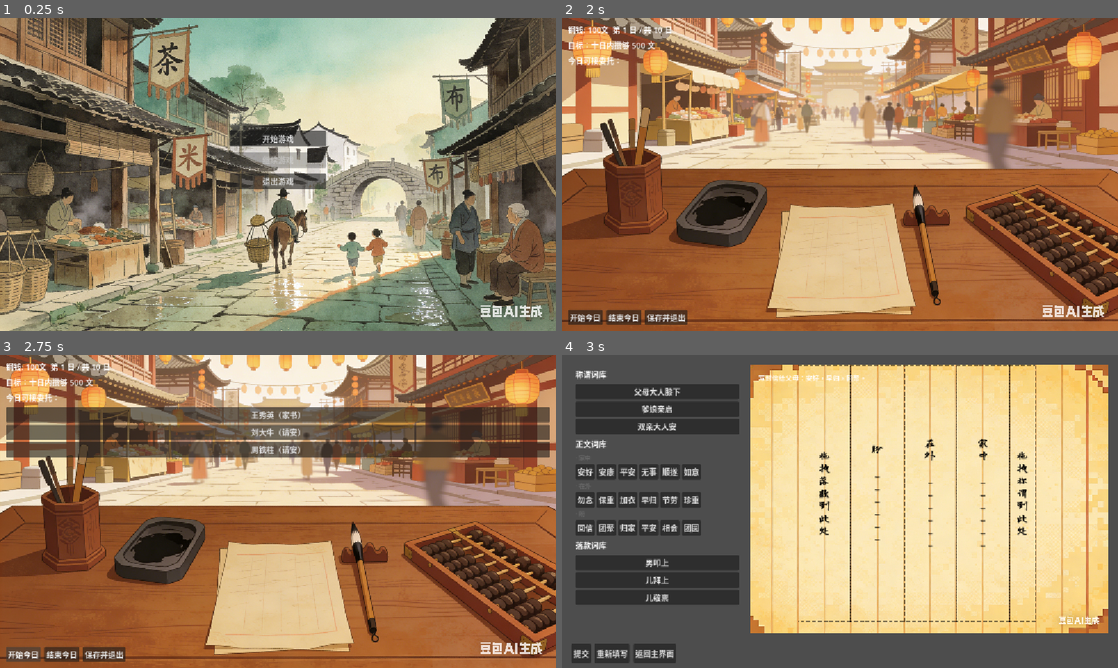
Above: before the commit, frames 1-4 (two rows, left to right).
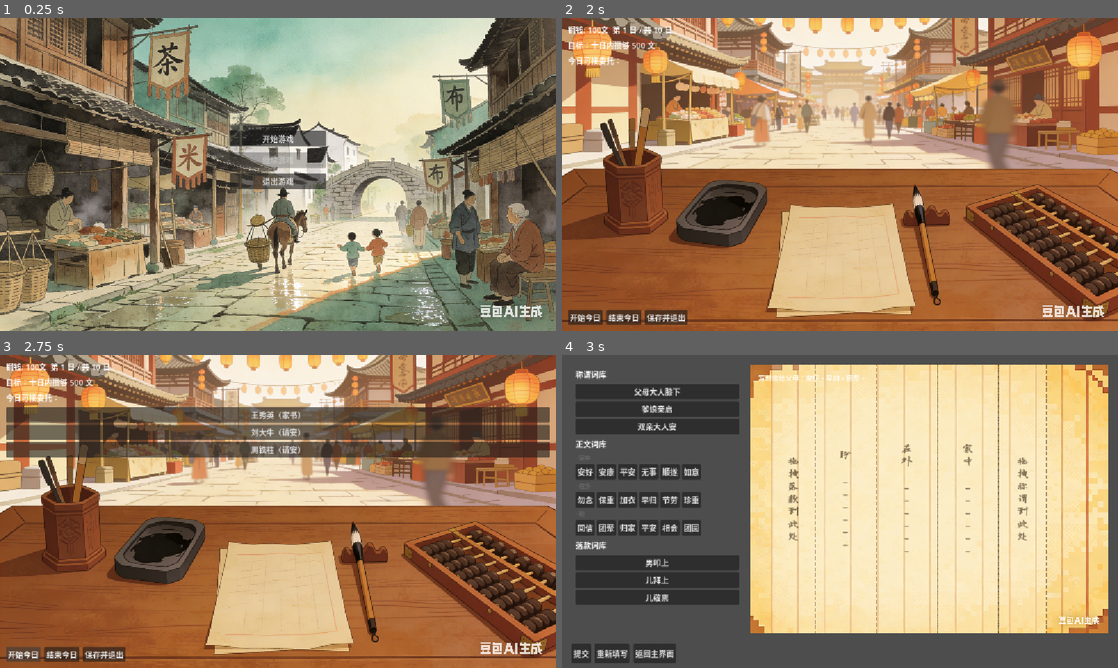
Above: after the commit, the same moments.

Repository: 284022719/daishu
Game: Godot game, scene res://scenes/title_screen.tscn
Two runs of this game, one before a commit and one after it. Both use one fixed random seed, a clock stepped at 60 frames per second and the inputs below.
Inputs:
- Up to frame 1 (0.25 s): no input
- Up to frame 2 (2 s): click "开始游戏" at 0.5 s; click "启程" at 1.25 s
- Up to frame 3 (2.75 s): click "开始今日" at 2 s
- Up to frame 4 (3 s): click "王秀英（家书）" at 2.75 s

Frames 1-3 are identical in both runs. In frame 4, 11% of the frame differs, in the area x 37-88%, y 3-89%.

Commit message:
fix(letter): 槽位对齐印刷栏位并收进纸面，明确可放置区域
- 槽位边界原压在印刷栏线上，改为对齐栏中心（栏线实测 + ART_PLAN 四）
- 纵向锚点 0.12/0.85 落在 PaperArea 相对贴图的 85px 死区内，
  按实测贴图范围换算为 0.117/0.882，槽位不再溢出纸面
- 新增 StyleBoxFlat 槽位底色，明确可放置范围
- 占位提示改浅褐半透明，与放下后的墨色区分
- 新增 tools/capture_letter.gd：headless 截图与回归复核工具

Diff:
--- a/scenes/letter.tscn
+++ b/scenes/letter.tscn
@@ -7,6 +7,17 @@
 [sub_resource type="StyleBoxEmpty" id="4_transparent"]
 
 [sub_resource type="StyleBoxEmpty" id="StyleBoxEmpty_antxc"]
+
+[sub_resource type="StyleBoxFlat" id="StyleBoxFlat_slot"]
+content_margin_left = 2.0
+content_margin_top = 2.0
+content_margin_right = 2.0
+content_margin_bottom = 2.0
+bg_color = Color(0.99, 0.965, 0.9, 0.3)
+corner_radius_top_left = 3
+corner_radius_top_right = 3
+corner_radius_bottom_right = 3
+corner_radius_bottom_left = 3
 
 [node name="Letter" type="Control" unique_id=1343437158]
 layout_mode = 3
@@ -127,13 +138,13 @@
 [node name="SalutationSlot" type="Panel" parent="PaperArea" unique_id=1281543972]
 layout_mode = 1
 anchors_preset = -1
-anchor_left = 0.7253
-anchor_top = 0.12
-anchor_right = 0.7980
-anchor_bottom = 0.85
-grow_horizontal = 2
-grow_vertical = 2
-theme_override_styles/panel = SubResource("StyleBoxEmpty_antxc")
+anchor_left = 0.69402
+anchor_top = 0.117
+anchor_right = 0.82908
+anchor_bottom = 0.882
+grow_horizontal = 2
+grow_vertical = 2
+theme_override_styles/panel = SubResource("StyleBoxFlat_slot")
 script = ExtResource("3")
 slot_key = "salutation"
 expected_category = "salutation"
@@ -153,13 +164,13 @@
 [node name="BodySlot1" type="Panel" parent="PaperArea" unique_id=2051957997]
 layout_mode = 1
 anchors_preset = -1
-anchor_left = 0.5759
-anchor_top = 0.12
-anchor_right = 0.7253
-anchor_bottom = 0.85
-grow_horizontal = 2
-grow_vertical = 2
-theme_override_styles/panel = SubResource("4_transparent")
+anchor_left = 0.52354
+anchor_top = 0.117
+anchor_right = 0.69402
+anchor_bottom = 0.882
+grow_horizontal = 2
+grow_vertical = 2
+theme_override_styles/panel = SubResource("StyleBoxFlat_slot")
 script = ExtResource("3")
 slot_key = "body_slot1"
 expected_category = "body"
@@ -180,13 +191,13 @@
 [node name="BodySlot2" type="Panel" parent="PaperArea" unique_id=730639774]
 layout_mode = 1
 anchors_preset = -1
-anchor_left = 0.4304
-anchor_top = 0.12
-anchor_right = 0.5759
-anchor_bottom = 0.85
-grow_horizontal = 2
-grow_vertical = 2
-theme_override_styles/panel = SubResource("4_transparent")
+anchor_left = 0.35240
+anchor_top = 0.117
+anchor_right = 0.52354
+anchor_bottom = 0.882
+grow_horizontal = 2
+grow_vertical = 2
+theme_override_styles/panel = SubResource("StyleBoxFlat_slot")
 script = ExtResource("3")
 slot_key = "body_slot2"
 expected_category = "body"
@@ -207,13 +218,13 @@
 [node name="BodySlot3" type="Panel" parent="PaperArea" unique_id=440605257]
 layout_mode = 1
 anchors_preset = -1
-anchor_left = 0.2809
-anchor_top = 0.12
-anchor_right = 0.4304
-anchor_bottom = 0.85
-grow_horizontal = 2
-grow_vertical = 2
-theme_override_styles/panel = SubResource("4_transparent")
+anchor_left = 0.18126
+anchor_top = 0.117
+anchor_right = 0.35240
+anchor_bottom = 0.882
+grow_horizontal = 2
+grow_vertical = 2
+theme_override_styles/panel = SubResource("StyleBoxFlat_slot")
 script = ExtResource("3")
 slot_key = "body_slot3"
 expected_category = "body"
@@ -234,13 +245,13 @@
 [node name="SignatureSlot" type="Panel" parent="PaperArea" unique_id=1836985505]
 layout_mode = 1
 anchors_preset = -1
-anchor_left = 0.1335
-anchor_top = 0.12
-anchor_right = 0.2809
-anchor_bottom = 0.85
-grow_horizontal = 2
-grow_vertical = 2
-theme_override_styles/panel = SubResource("4_transparent")
+anchor_left = 0.06012
+anchor_top = 0.117
+anchor_right = 0.18126
+anchor_bottom = 0.882
+grow_horizontal = 2
+grow_vertical = 2
+theme_override_styles/panel = SubResource("StyleBoxFlat_slot")
 script = ExtResource("3")
 slot_key = "signature"
 expected_category = "signature"
--- a/scripts/letter_slot.gd
+++ b/scripts/letter_slot.gd
@@ -11,23 +11,35 @@
 
 var _base_modulate: Color
 
-var _border_color: Color = Color(0, 0, 0, 0.5)
+var _border_color: Color = Color(0.36, 0.26, 0.16, 0.55)
 var _border_width: float = 1.5
 var _dash_length: float = 8.0
 var _gap_length: float = 4.0
+
+# 空槽占位提示（浅褐，弱化）与已放词的墨色，两者要能一眼区分
+const PLACEHOLDER_COLOR := Color(0.42, 0.31, 0.18, 0.55)
+const FILLED_COLOR := Color(0.06, 0.06, 0.05, 1.0)
+const HOVER_TINT := Color(1.06, 1.05, 0.98)
+
+var _has_word: bool = false
 
 func _ready() -> void:
 	_base_modulate = modulate
 	if text_label:
 		text_label.text = _to_vertical(placeholder)
+		text_label.add_theme_color_override("font_color", PLACEHOLDER_COLOR)
 	mouse_entered.connect(_on_mouse_entered)
 	mouse_exited.connect(_on_mouse_exited)
 	resized.connect(_on_resized)
 	queue_redraw()
 
 func clear_slot() -> void:
+	_has_word = false
 	if text_label:
 		text_label.text = _to_vertical(placeholder)
+		text_label.add_theme_color_override("font_color", PLACEHOLDER_COLOR)
+	modulate = _base_modulate
+	queue_redraw()
 
 # 竖排：每字一行，自上而下
 func _to_vertical(s: String) -> String:
@@ -84,8 +96,10 @@
 	if not _can_drop_data(_at_position, data):
 		return
 	var word := str(data.get("word", ""))
+	_has_word = true
 	if text_label:
 		text_label.text = _to_vertical(word)
+		text_label.add_theme_color_override("font_color", FILLED_COLOR)
 	# 放下后给予轻微“选中”反馈
 	modulate = Color(0.95, 1.0, 0.95)
 	word_dropped.emit(slot_key, word)
@@ -93,7 +107,7 @@
 func _on_mouse_entered() -> void:
 	# 鼠标悬停时略微提亮，模拟纸张被触碰
 	if modulate == _base_modulate:
-		modulate = Color(1.02, 1.02, 1.0)
+		modulate = HOVER_TINT
 
 func _on_mouse_exited() -> void:
 	if modulate != _base_modulate:
--- /dev/null
+++ b/tools/capture_letter.gd
@@ -0,0 +1,65 @@
+# 截图工具：headless 加载 letter.tscn，注入一个 NPC，输出 PNG
+# 用法：
+#   godot --headless --path <项目> --script res://tools/capture_letter.gd -- --out <绝对路径.png>
+extends SceneTree
+
+func _initialize() -> void:
+	var out_path := ""
+	var args := OS.get_cmdline_user_args()
+	for i in range(args.size()):
+		if args[i] == "--out" and i + 1 < args.size():
+			out_path = args[i + 1]
+	if out_path.is_empty():
+		push_error("缺少 --out 参数")
+		quit(1)
+		return
+
+	# 根窗口尺寸（信纸场景按 1152x648 设计）
+	get_root().size = Vector2i(1152, 648)
+
+	var packed: PackedScene = load("res://scenes/letter.tscn")
+	if packed == null:
+		push_error("无法加载 res://scenes/letter.tscn")
+		quit(1)
+		return
+	var letter: Node = packed.instantiate()
+	get_root().add_child(letter)
+
+	# 等布局稳定
+	await process_frame
+	await process_frame
+
+	# 用 NPCManager 生成第 1 天的委托人并注入
+	var npc_manager: Node = get_root().get_node_or_null("NPCManager")
+	var npc_id: int = 0
+	if npc_manager != null:
+		var npcs: Array = npc_manager.get_today_npcs(1)
+		if npcs.size() > 0:
+			npc_id = int(npcs[0].get("npc_id", 0))
+			print("[capture] 注入 NPC id=", npc_id, " name=", npcs[0].get("name", "?"))
+		else:
+			print("[capture] 警告：get_today_npcs(1) 返回空")
+	else:
+		print("[capture] 警告：找不到 /root/NPCManager")
+
+	if npc_id != 0 and letter.has_method("init_with_npc"):
+		letter.init_with_npc(npc_id)
+	else:
+		print("[capture] 未注入 NPC，将截取未初始化状态")
+
+	# 让异步填充分配完成
+	for i in range(6):
+		await process_frame
+
+	var img: Image = get_root().get_texture().get_image()
+	if img == null:
+		push_error("取不到视口图像")
+		quit(1)
+		return
+	var err := img.save_png(out_path)
+	if err != OK:
+		push_error("保存失败 err=%d path=%s" % [err, out_path])
+		quit(1)
+		return
+	print("[capture] 已保存 ", out_path, "  尺寸=", img.get_width(), "x", img.get_height())
+	quit(0)
